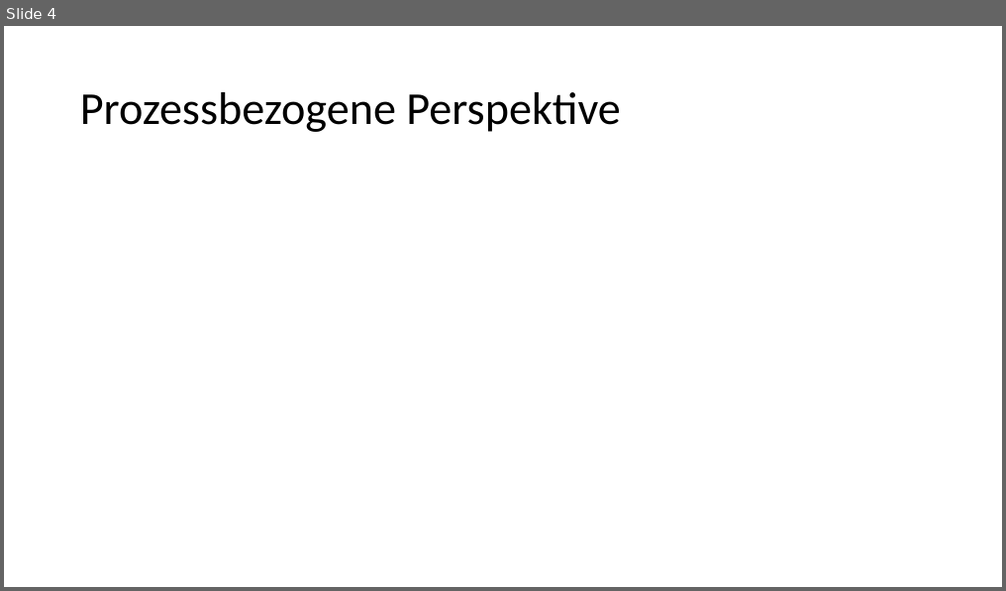
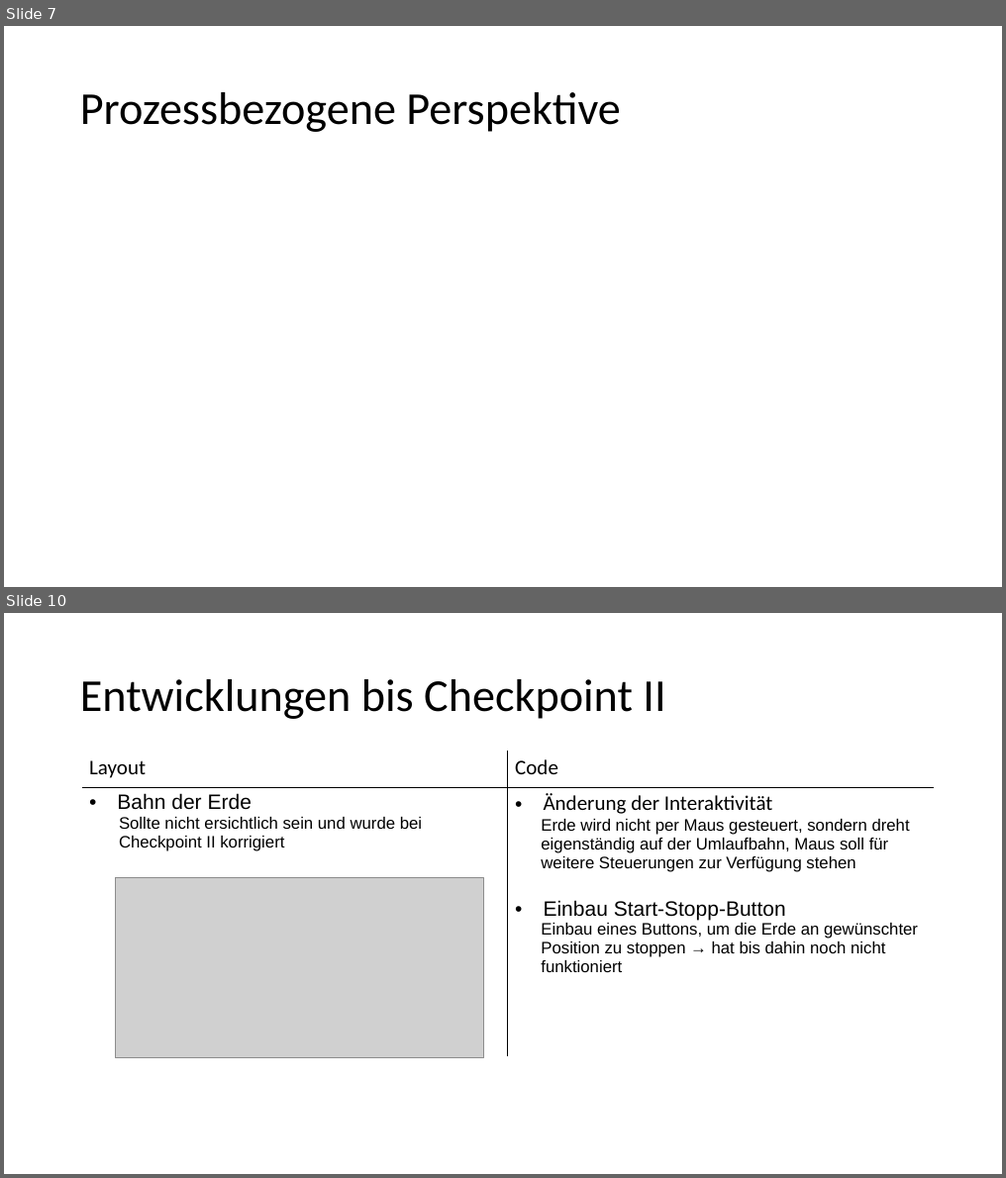
Before and after one commit to Carmen-MI/Erdrevolution_Carmen, a slide deck: Präsentation.pptx. Shown one above the other, each under a label of ours: slide 4 before the commit, slides 7 and 10 after it; the slides between them are not shown. The pictures are 1006x591 and 1006x1178 pixels, drawn with LibreOffice and Linux fonts; fonts in the diff are those of the drawing; grey boxes stand for pictures. Boxes give left, top, right and bottom in pixels: in the first picture for what was removed or moved away, otherwise in the second. Text is boxed around its words. In the diff, an @@ line names an element or a change of style, - is before the commit and + after.

```diff
--- a/Präsentation.pptx
+++ b/Präsentation.pptx
@@ slide 10 added at <box>4,613,1002,1174</box>, background #FFFFFF @@
@@ title added at <box>80,679,665,719</box>, 44 pt, text #000000 @@
+Entwicklungen bis Checkpoint II
@@ table added at <box>82,751,934,1064</box>, 2 rows, 2 columns @@
+Layout | Code
+Bahn der Erde / Sollte nicht ersichtlich sein und wurde bei Checkpoint II korrigiert | Änderung der Interaktivität / Erde wird nicht per Maus gesteuert, sondern dreht eigenständig auf der Umlaufbahn, Maus soll für weitere Steuerungen zur Verfügung stehen / Einbau Start-Stopp-Button / Einbau eines Buttons, um die Erde an gewünschter Position zu stoppen → hat bis dahin noch nicht funktioniert
@@ picture added at <box>116,877,483,1058</box> @@
@@ what was slide 4 is now slide 7 @@
```
Also in this commit, not shown: 2 slides changed, 4 other slides added, 1 other file.
